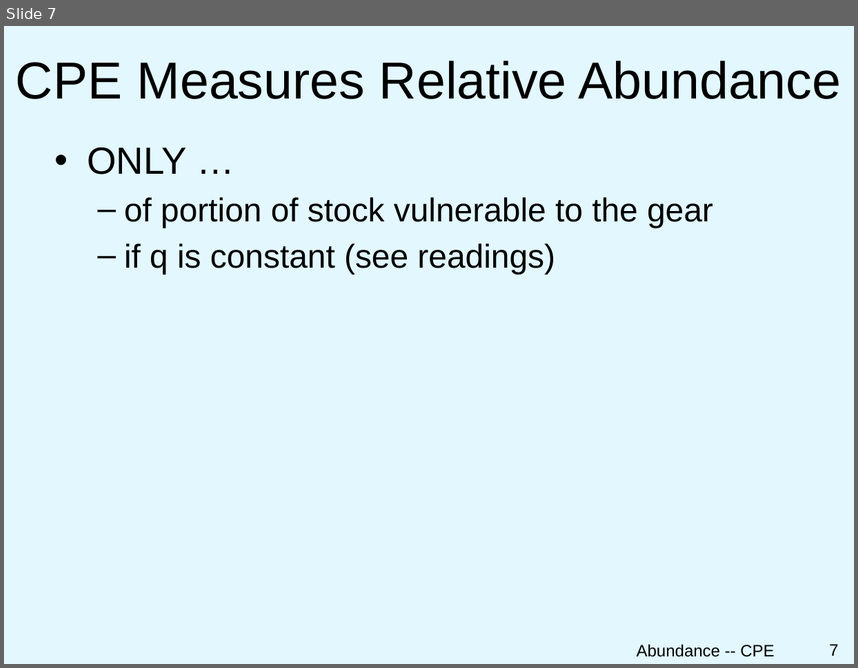
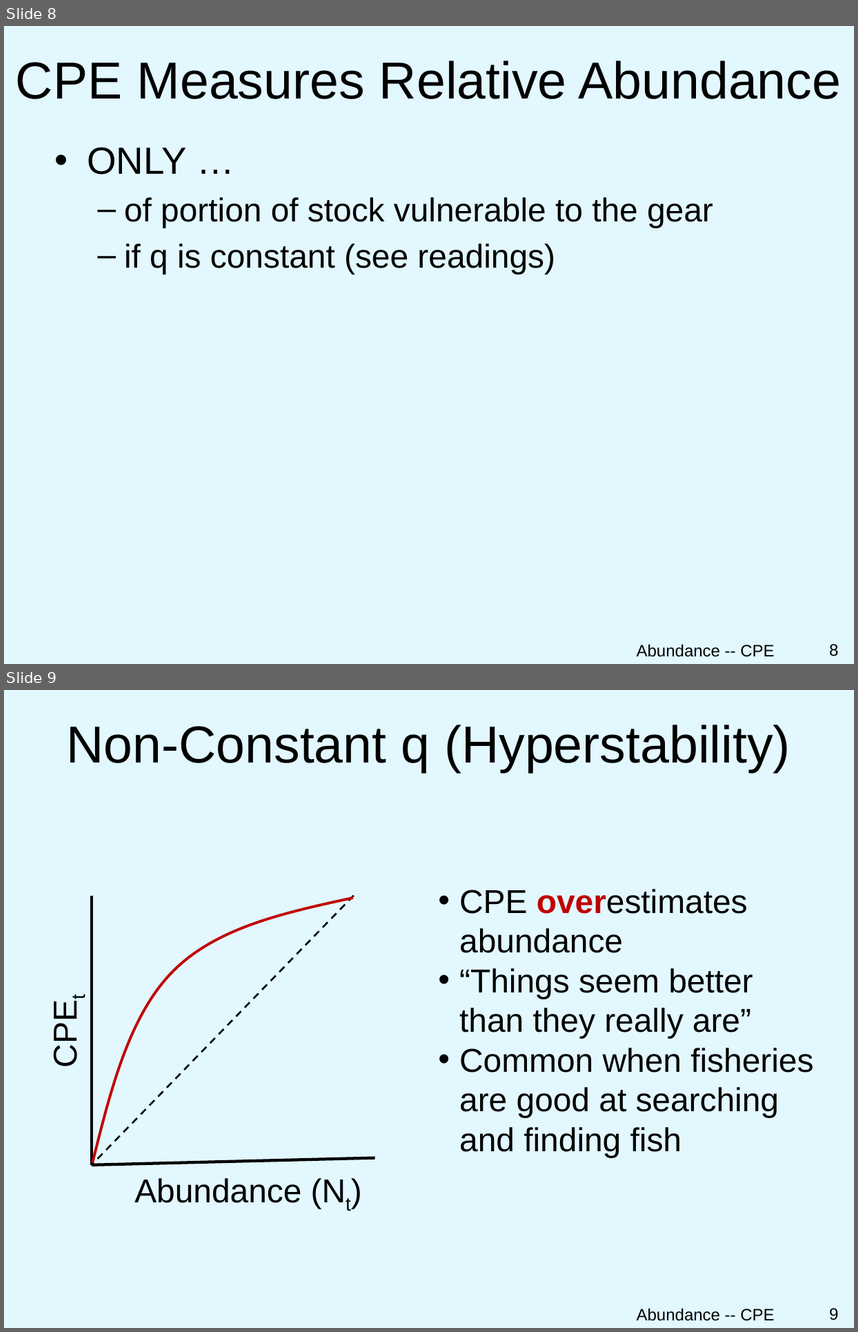
Before and after one commit to droglenc/NCNRS349, a slide deck: modules/PPT/CPUE.pptx. Shown one above the other, each under a label of ours: slide 7 before the commit, slides 8 and 9 after it. The pictures are 858x668 and 858x1332 pixels, drawn with LibreOffice and Linux fonts; fonts in the diff are those of the drawing; background and template pictures are left out. Boxes give left, top, right and bottom in pixels: in the first picture for what was removed or moved away, otherwise in the second. Text is boxed around its words. In the diff, an @@ line names an element or a change of style, - is before the commit and + after.

```diff
--- a/modules/PPT/CPUE.pptx
+++ b/modules/PPT/CPUE.pptx
@@ slide 9 added at box(4, 690, 854, 1328), background picture (left out) @@
@@ title added at box(66, 724, 791, 772), 44 pt, text #000000 @@
+Non-Constant q (Hyperstability)
@@ text added at box(459, 889, 813, 1157), 28 pt, text #000000 @@
+• CPE overestimates abundance
+• “Things seem better than they really are”
+• Common when fisheries are good at searching and finding fish
@@ freeform shape added at box(92, 898, 353, 1162), outline #C00000 2.25 pt @@
@@ group added at box(39, 896, 375, 1203): 3 lines, 2 texts @@
+Abundance (Nt)
+CPEt
@@ text added at box(637, 1308, 774, 1321), 14 pt, text #000000 @@
+Abundance -- CPE
@@ page number added at box(829, 1308, 838, 1320), 14 pt, text #000000 @@
+9
@@ what was slide 7 is now slide 8 @@
@@ page number at box(829, 644, 838, 656): text changed @@
-7
+8
```
Also in this commit, not shown: 1 slide changed, 2 other slides added, 1 slide removed, 1 other file.
